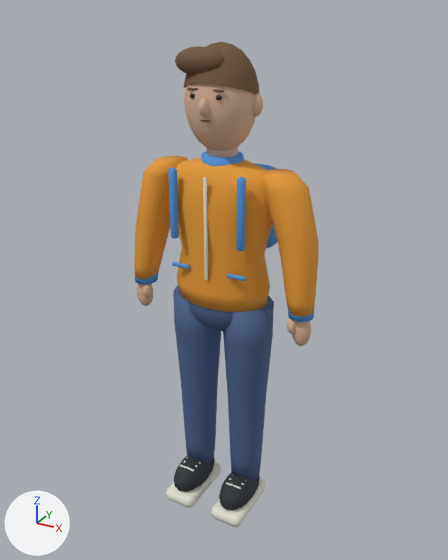
Two versions of the Blender file ArtSource/Pedestrians/DS_Pedestrian_Child_A.blend, one commit apart.
Before and after are seen from a camera (50 mm lens) standing at (0.715, -1.293, 1.333) and looking at (-0.013, 0.03, 0.671). Every picture has the same lights, and +X, +Y and +Z are marked at lower left. The picture after the commit comes second.

Objects in the first picture: 'DS_Pedestrian_Child_A_Body'.
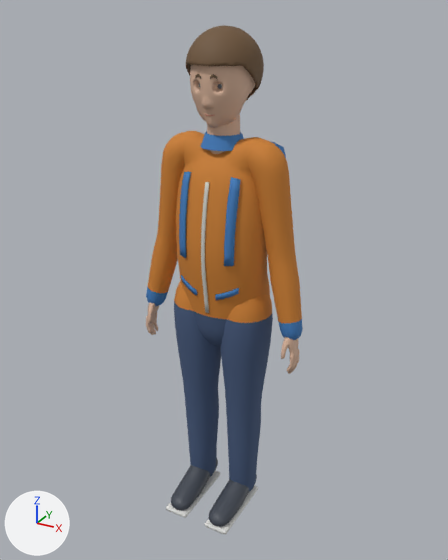
Patch to the scene script:
```diff
--- a/ArtSource/Pedestrians/DS_Pedestrian_Child_A.blend.py
+++ b/ArtSource/Pedestrians/DS_Pedestrian_Child_A.blend.py
@@ mat_ped_outer @@
 mat_ped_outer = principled_material('Ped_Outer')
-mat_ped_outer.base_color = (0.8, 0.33, 0.03)  # orange #e79b30
+mat_ped_outer.base_color = (0.62, 0.22, 0.03)  # orange #ce8130
 mat_ped_outer.roughness = 0.78
@@ mat_ped_trouser @@
 mat_ped_trouser = principled_material('Ped_Trouser')
-mat_ped_trouser.base_color = (0.07, 0.12, 0.26)  # blue #4b618b
+mat_ped_trouser.base_color = (0.06, 0.1, 0.2)  # dark blue #45597c
 mat_ped_trouser.roughness = 0.78
@@ mat_ped_cream @@
 mat_ped_cream = principled_material('Ped_Cream')
-mat_ped_cream.base_color = (0.78, 0.77, 0.67)  # white #e5e3d6
+mat_ped_cream.base_color = (0.62, 0.61, 0.56)  # light grey #cecdc5
 mat_ped_cream.roughness = 0.78
@@ mat_ped_accent @@
 mat_ped_accent = principled_material('Ped_Accent')
-mat_ped_accent.base_color = (0.08, 0.3, 0.72)  # blue #5095dd
+mat_ped_accent.base_color = (0.05, 0.2, 0.5)  # blue #3f7cbc
 mat_ped_accent.roughness = 0.78
@@ me_jacket @@
-me_jacket.from_pydata(...)  # 3512 vertices, 3535 faces; spans x -0.26..0.26, y -0.134..0.206, z 0.002..1.263
+me_jacket.from_pydata(...)  # 8345 vertices, 14183 faces; spans x -0.23..0.23, y -0.164..0.216, z 0.0..1.296
+# me_jacket part 1: the loose piece of 86 vertices spanning x 0.069..0.102, y -0.016..0.016, z 1.106..1.159 is multiplied about its middle by the matrix ((0.253, 0.128, 0.093), (-0.046, 0.702, -0.017), (-0.031, 0.0, 0.782)), then moved by (-0.031, 0.011, 0.029)
+# me_jacket part 2: the loose piece of 262 vertices spanning x -0.087..0.087, y -0.082..0.067, z 1.02..1.255 is rebuilt with 1101 vertices and now spans x -0.074..0.074, y -0.077..0.098, z 1.081..1.279
+# me_jacket part 3: the loose piece of 168 vertices spanning x -0.09..0.09, y -0.081..0.074, z 1.13..1.263 is rebuilt with 1592 vertices and now spans x -0.086..0.086, y -0.086..0.11, z 1.094..1.296
+# me_jacket part 4: the loose piece of 146 vertices spanning x 0.029..0.124, y -0.126..0.055, z 0.019..0.106 is rebuilt with 227 vertices and now spans x 0.029..0.101, y -0.163..0.063, z 0.007..0.091, in mat_ped_shoe (greyish blue #3f4550)
+# me_jacket part 5: the loose piece of 146 vertices spanning x -0.124..-0.029, y -0.126..0.055, z 0.019..0.106 is rebuilt with 227 vertices and now spans x -0.101..-0.029, y -0.163..0.063, z 0.007..0.091, in mat_ped_shoe (greyish blue #3f4550)
+# me_jacket part 6: the loose piece of 84 vertices spanning x 0.009..0.141, y -0.068..0.068, z 0.088..0.639 is rebuilt with 458 vertices and now spans x 0.002..0.139, y -0.073..0.072, z 0.013..0.704
+# me_jacket part 7: the loose piece of 84 vertices spanning x -0.141..-0.009, y -0.068..0.068, z 0.088..0.639 is rebuilt with 459 vertices and now spans x -0.139..-0.002, y -0.073..0.072, z 0.013..0.704
+# me_jacket part 8: the loose piece of 72 vertices spanning x 0.106..0.259, y -0.056..0.056, z 0.661..0.984 is rebuilt with 393 vertices and now spans x 0.061..0.23, y -0.042..0.047, z 0.571..1.056
+# me_jacket part 9: the loose piece of 72 vertices spanning x -0.259..-0.106, y -0.056..0.056, z 0.661..0.984 is rebuilt with 393 vertices and now spans x -0.23..-0.061, y -0.042..0.047, z 0.571..1.056
+# me_jacket part 10: the loose piece of 56 vertices spanning x 0.029..0.124, y -0.134..0.054, z 0.002..0.041 is rebuilt with 56 vertices and now spans x 0.029..0.1, y -0.164..0.044, z 0.0..0.013, in mat_ped_sole (light grey #dadad7)
+# me_jacket part 11: the loose piece of 56 vertices spanning x -0.124..-0.029, y -0.134..0.054, z 0.002..0.041 is rebuilt with 56 vertices and now spans x -0.1..-0.029, y -0.164..0.044, z 0.0..0.013, in mat_ped_sole (light grey #dadad7)
+# me_jacket part 12: the loose piece of 56 vertices spanning x -0.099..0.099, y 0.063..0.18, z 0.747..0.964 is rebuilt with 56 vertices and now spans x -0.102..0.102, y 0.074..0.176, z 0.755..1.024
+# me_jacket part 13: the loose piece of 56 vertices spanning x -0.004..0.004, y -0.086..-0.08, z 0.717..0.976 is rebuilt with 52 vertices and now spans x -0.005..0.005, y -0.098..-0.071, z 0.627..0.962
+# me_jacket part 14: the loose piece of 24 vertices spanning x -0.038..0.038, y -0.037..0.037, z 0.979..1.074 is rebuilt with 252 vertices and now spans x -0.04..0.04, y -0.034..0.044, z 0.939..1.142
+# me_jacket part 15: 19 loose pieces with 1240 vertices, spanning x -0.26..0.26, y -0.099..0.015, z 0.096..1.255, are deleted
+# me_jacket part 16: 761 vertices removed from x -0.258..0.258, y -0.087..0.084, z 0.547..1.013; 2450 vertices added at x -0.225..0.225, y -0.096..0.094, z 0.481..1.201
+# other edits to the shape of me_jacket do not show in these pictures
 me_jacket.materials.append(mat_ped_outer)
@@ me_jacket @@
 me_jacket.materials.append(mat_ped_hair)
-me_jacket.materials.append(mat_ped_dark)  # dark grey #292e32
 me_jacket.materials.append(mat_ped_cream)
 me_jacket.materials.append(mat_ped_accent)
+me_jacket.materials.append(mat_ped_shoe)  # greyish blue #3f4550
+me_jacket.materials.append(mat_ped_sole)  # light grey #dadad7
+me_jacket.materials.append(mat_ped_eyewhite)  # light grey #dddad4
+me_jacket.materials.append(mat_ped_iris)  # greyish blue #616976
+me_jacket.materials.append(mat_ped_lips)  # beige #d5917b
+me_jacket.materials.append(mat_ped_pack)  # light grey #cbcbc8
```

Changed parts and their boxes (x1, y1, x2, y2) in the pictures (448 x 560 px; the box of a moved part takes in the faces that stretch with it):
'DS_Pedestrian_Child_A_Body', recoloured, reshaped (15% narrower): before (134, 42, 319, 527); after (146, 25, 303, 534)
part 1 of me_jacket, moved or reshaped (not visible afterwards): before (252, 93, 263, 117)
part 2 of me_jacket, rebuilt (10% narrower): before (184, 84, 256, 150); after (190, 65, 255, 128)
part 3 of me_jacket, rebuilt: before (184, 42, 260, 94); after (186, 25, 264, 100)
part 4 of me_jacket, rebuilt (17% wider, 36% taller): before (219, 472, 260, 510); after (209, 475, 257, 527)
part 5 of me_jacket, rebuilt (14% wider, 41% taller): before (174, 456, 215, 492); after (171, 459, 218, 510)
part 6 of me_jacket, rebuilt (7% taller): before (223, 296, 274, 480); after (221, 295, 273, 492)
part 7 of me_jacket, rebuilt (11% taller): before (173, 286, 221, 463); after (174, 280, 221, 477)
part 8 of me_jacket, rebuilt (7% narrower, 36% taller): before (260, 169, 319, 317); after (248, 139, 303, 340)
part 9 of me_jacket, rebuilt: before (134, 156, 188, 279); after (146, 132, 184, 306)
part 10 of me_jacket, rebuilt: before (211, 479, 265, 527); after (205, 485, 258, 534)
part 11 of me_jacket, rebuilt: before (166, 462, 221, 508); after (166, 470, 220, 517)
part 12 of me_jacket, rebuilt (mostly hidden): before (253, 163, 277, 248); after (272, 142, 286, 158)
part 13 of me_jacket, rebuilt (67% wider, 27% taller): before (203, 177, 208, 280); after (201, 182, 210, 313)
part 14 of me_jacket, rebuilt: before (207, 147, 238, 157); after (207, 113, 240, 154)
part 15 of me_jacket, deleted: before (135, 46, 314, 489)
part 16 of me_jacket, built on: before (137, 151, 311, 346); after (146, 74, 299, 374)
